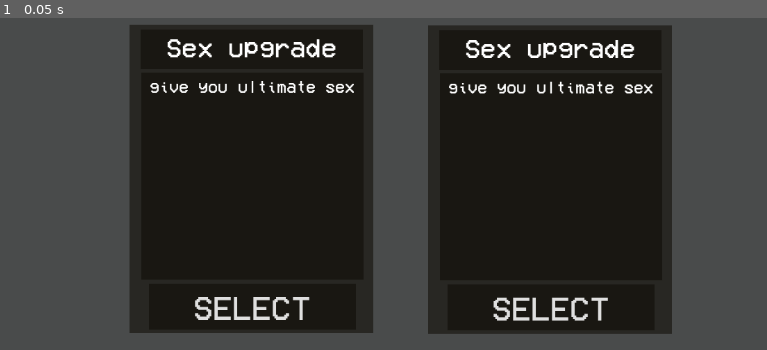
Above: before the commit, frame 1.
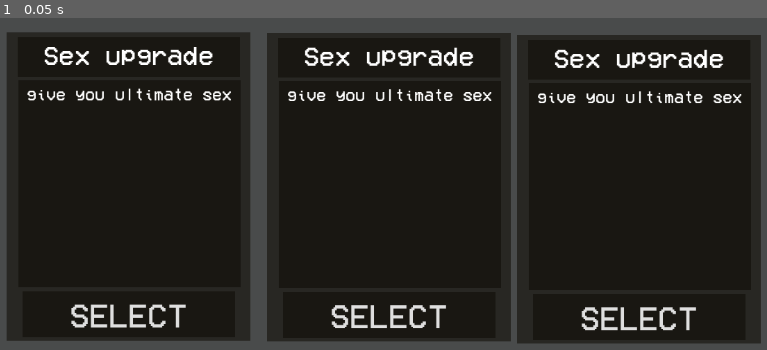
Above: after the commit, the same moment.

Repository: Fikou/fikformer
Game: Godot game, scene res://upgrades/upgrades.tscn
Two runs of this game, one before a commit and one after it. Both use one fixed random seed, a clock stepped at 60 frames per second and the inputs below. This scene is started directly instead of the project's main scene.
Inputs:
- Up to frame 1 (0.05 s): no input

The runs differ from the first frame. In frame 1, 43% of the frame differs, in the area x 0-100%, y 2-98%.

Commit message:
arm is jealous

Diff:
--- a/upgrades/UpgradeOption.tscn
+++ b/upgrades/UpgradeOption.tscn
@@ -15,9 +15,9 @@
 
 [node name="Select" type="Button" parent="."]
 layout_mode = 2
-offset_left = 28.0
+offset_left = 23.0
 offset_top = 373.0
-offset_right = 326.0
+offset_right = 329.0
 offset_bottom = 423.0
 theme = ExtResource("1_p5i3j")
 text = "SELECT"
--- a/upgrades/upgrades.tscn
+++ b/upgrades/upgrades.tscn
@@ -21,18 +21,27 @@
 
 [node name="UpgradeOption1" parent="." instance=ExtResource("2_j80kx")]
 layout_mode = 1
-offset_left = 207.0
-offset_top = 91.0
-offset_right = 206.64
-offset_bottom = 91.32
+offset_left = 30.0
+offset_top = 102.0
+offset_right = 29.64
+offset_bottom = 102.32
 grow_horizontal = 1
 grow_vertical = 1
 
 [node name="UpgradeOption2" parent="." instance=ExtResource("2_j80kx")]
 layout_mode = 1
-offset_left = 637.0
-offset_top = 92.0
-offset_right = 636.64
-offset_bottom = 92.32
+offset_left = 405.0
+offset_top = 103.0
+offset_right = 404.64
+offset_bottom = 103.32
 grow_horizontal = 1
 grow_vertical = 1
+
+[node name="UpgradeOption3" parent="." instance=ExtResource("2_j80kx")]
+layout_mode = 1
+offset_left = 765.0
+offset_top = 106.0
+offset_right = 764.64
+offset_bottom = 106.32
+grow_horizontal = 1
+grow_vertical = 1
